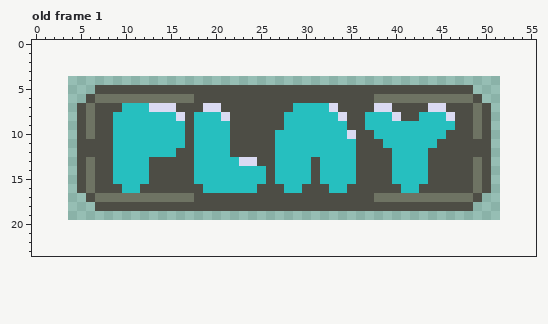
Pixel-art file, stored at assets/play.aseprite. Above: the version before the commit.
48x16 pixels, 1 frame. Shown: old frame 1. The old version is drawn lined up with the new one, on the new canvas. The commit also changed other frames, which this record leaves out.
And afterwards:
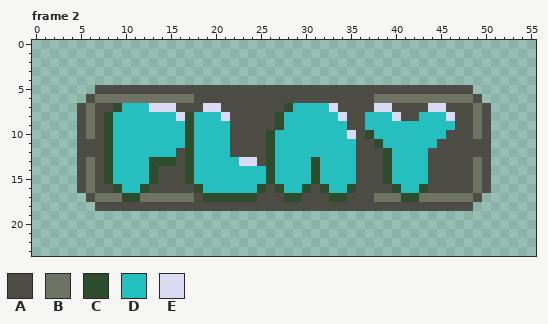
Palette (. is transparent): A #4d4d45  B #6e7363  C #2d4d2d  D #26bfbf  E #dadaf2
A new or re-ordered frame is compared with the old frame closest to it.
Diff:
canvas 48x16 -> 56x24, the old top-left corner now at 4,4
frames 1 -> 2
Changed rows in their new state; - is an unchanged pixel.
Frame 2 is new; against old frame 1:
first column x 8:
 7 -C------------------C---------------
 8 C--------C---------C----------------
 9 C--------C---------C----------------
10 C--------C--------C----------C------
11 C--------C--------C-----------C-----
12 C--------C--------C------------C----
13 C----CCC-C--------C----C-------C----
14 C----C---C--------C----C-------C----
15 C----C---C--------C----C-------C----
16 -C--C-----C------C-C--C-C--C----C--C
17 --CC-------CCCCCC---CC---CC------CC-
Pixel boxes of the changes (left, top, right, bottom) in both pictures:
changed: (104, 103, 356, 202)
changed: (365, 130, 428, 202)
